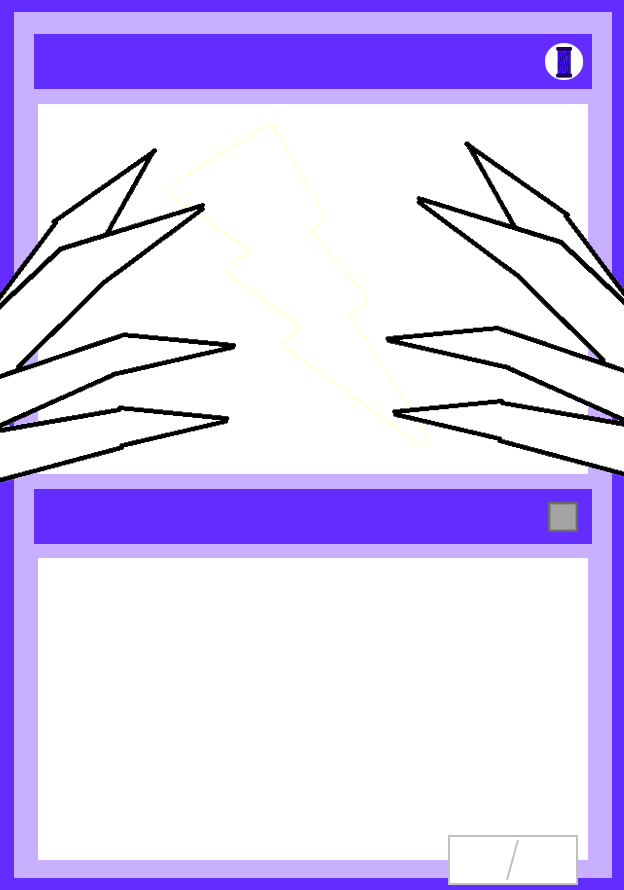
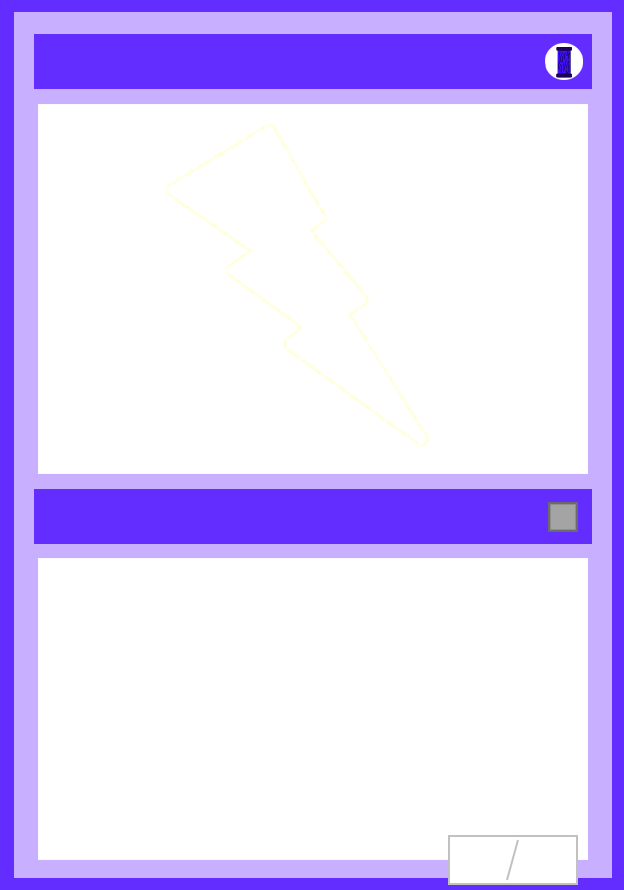
Comparing the layer stacks of the two 624x890 images. Changes:
removed layer "Capa 1" over [0, 141, 624, 483]
